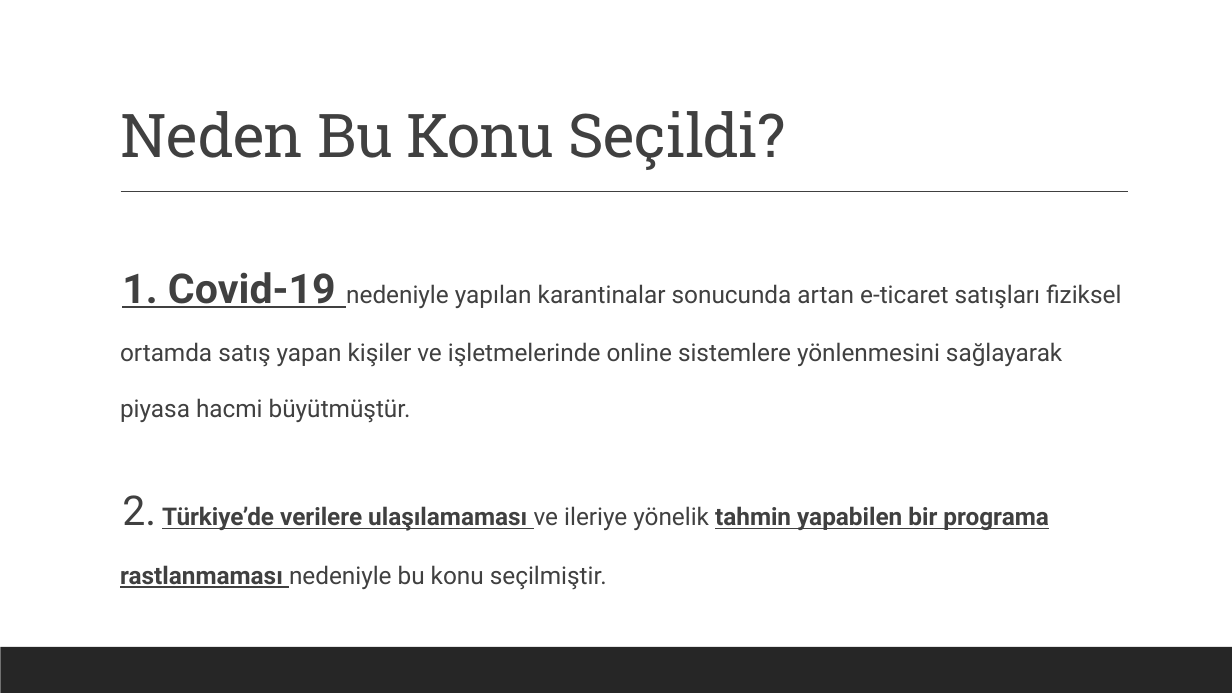
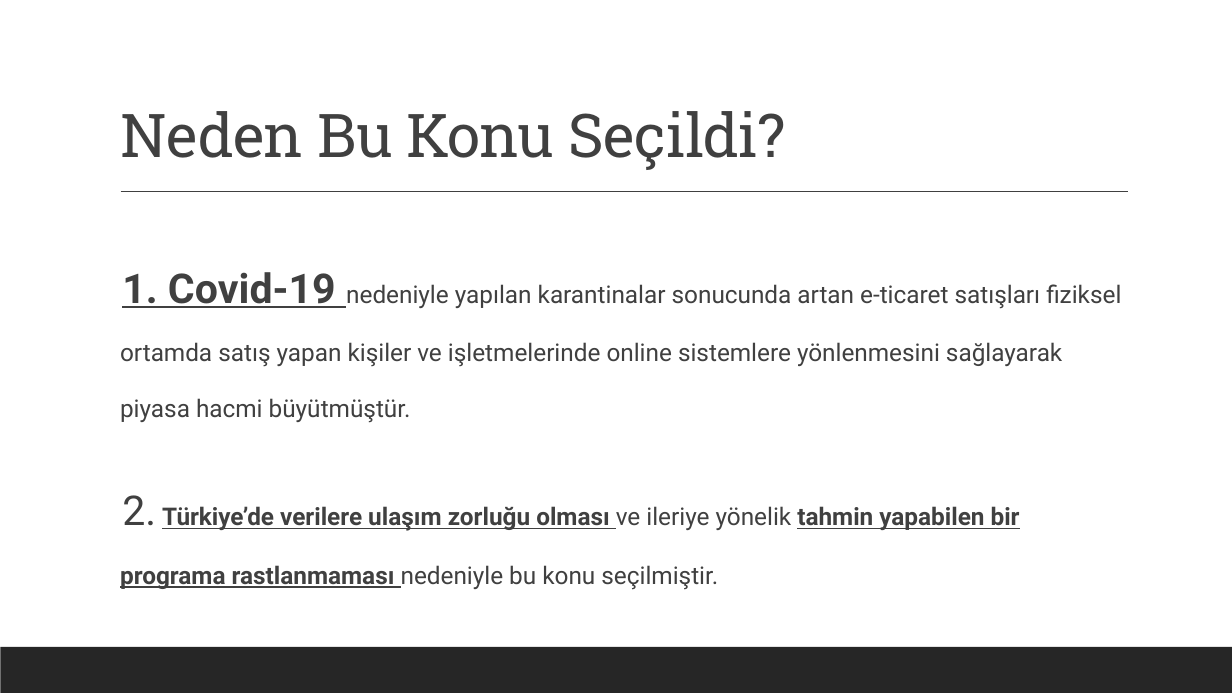
Before and after one commit to BelitK/E-CommerceVolume, a slide deck: slide 6 of rapor ve sunum/Türkiye ve Yurtdışı Karşılaştırmalı Veri Analizi.pptx. Drawn at 1232x693 pixels with LibreOffice and Linux fonts; fonts in the diff are those of the drawing. Boxes give left, top, right and bottom in pixels: in the first picture for what was removed or moved away, otherwise in the second. Text is boxed around its words. In the diff, an @@ line names an element or a change of style, - is before the commit and + after.

```diff
--- a/rapor ve sunum/Türkiye ve Yurtdışı Karşılaştırmalı Veri Analizi.pptx
+++ b/rapor ve sunum/Türkiye ve Yurtdışı Karşılaştırmalı Veri Analizi.pptx
@@ text at bbox=[120, 495, 1020, 590]: text changed @@
-  2. Türkiye’de verilere ulaşılamaması ve ileriye yönelik tahmin yapabilen bir programa rastlanmaması nedeniyle bu konu seçilmiştir.
+  2. Türkiye’de verilere ulaşım zorluğu olması ve ileriye yönelik tahmin yapabilen bir programa rastlanmaması nedeniyle bu konu seçilmiştir.
```
Also in this commit, not shown: 4 other slides changed, 1 slide added, 12 other files.
